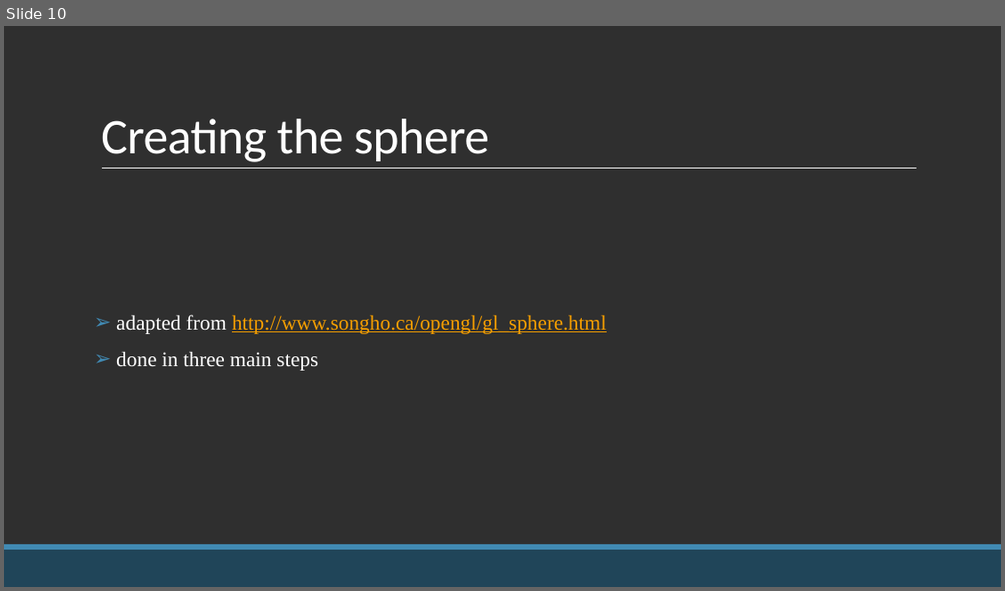
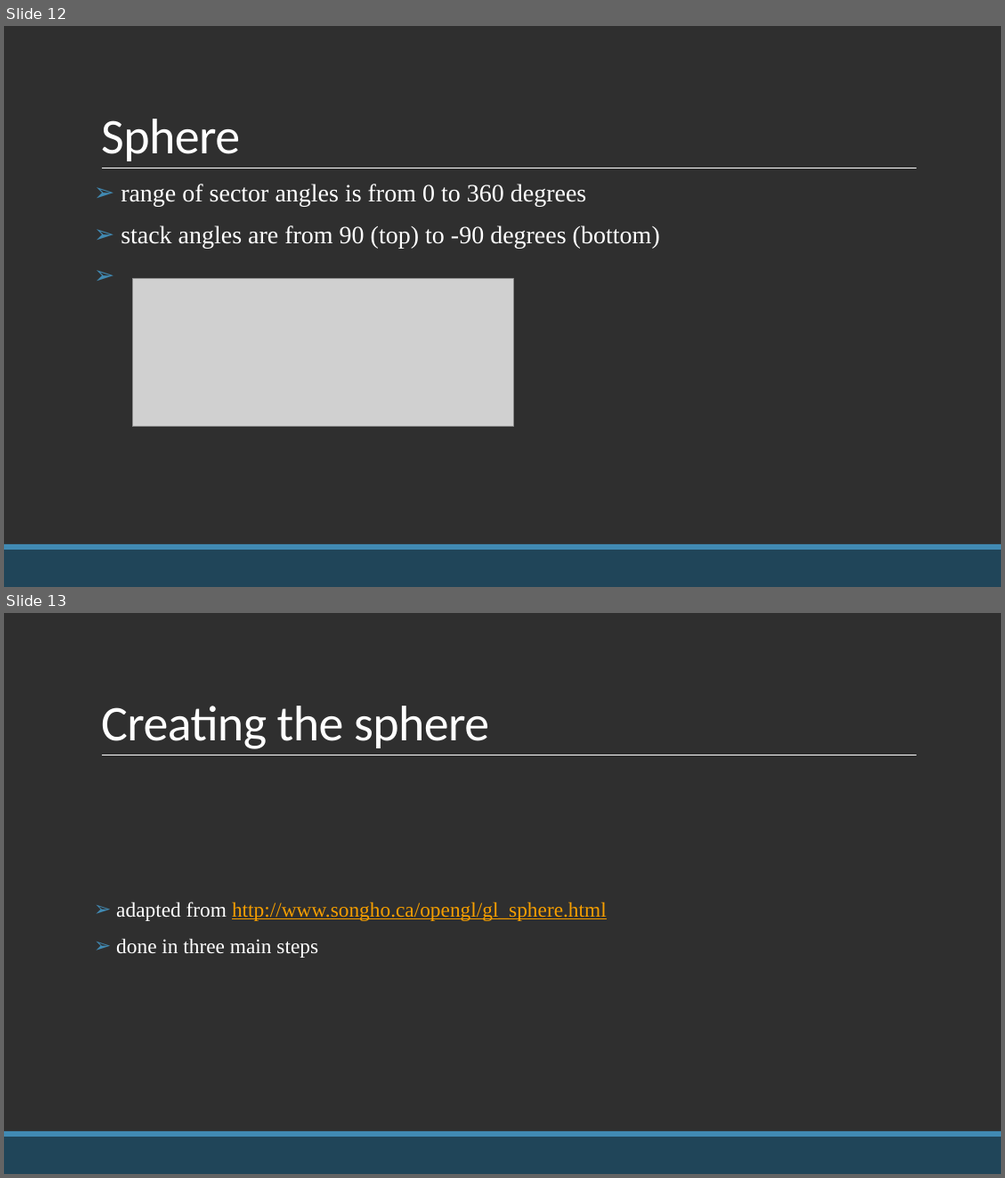
Before and after one commit to chucknuris/BallWall, a slide deck: presentation/ballwall.pptx. Shown one above the other, each under a label of ours: slide 10 before the commit, slides 12 and 13 after it. The pictures are 1005x591 and 1005x1178 pixels, drawn with LibreOffice and Linux fonts; fonts in the diff are those of the drawing; grey boxes stand for pictures. Boxes give left, top, right and bottom in pixels: in the first picture for what was removed or moved away, otherwise in the second. Text is boxed around its words. In the diff, an @@ line names an element or a change of style, - is before the commit and + after.

```diff
--- a/presentation/ballwall.pptx
+++ b/presentation/ballwall.pptx
@@ slide 12 added at [4,26,1001,587], background #2F2F2F; not listed: 3 template elements that a slide beside it also shows @@
@@ title added at [101,119,240,161], 48 pt, text #FFFFFF @@
+Sphere
@@ text added at [121,184,660,248], 24 pt, text #FFFFFF @@
+➢ range of sector angles is from 0 to 360 degrees
+➢ stack angles are from 90 (top) to -90 degrees (bottom)
@@ picture added at [133,279,513,426] @@
@@ what was slide 10 is now slide 13 @@
```
Also in this commit, not shown: 3 other slides added, 1 other file.
